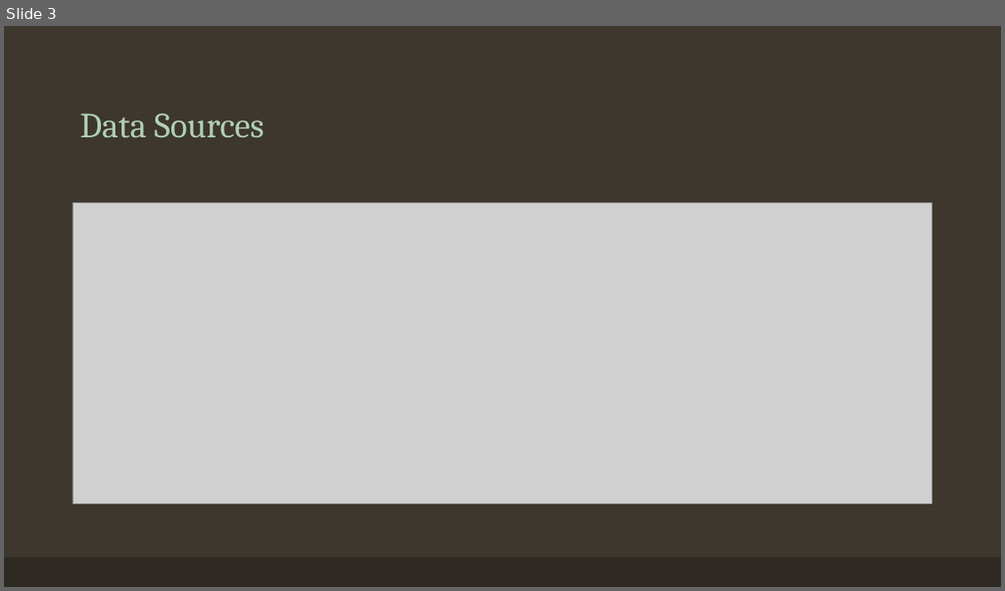
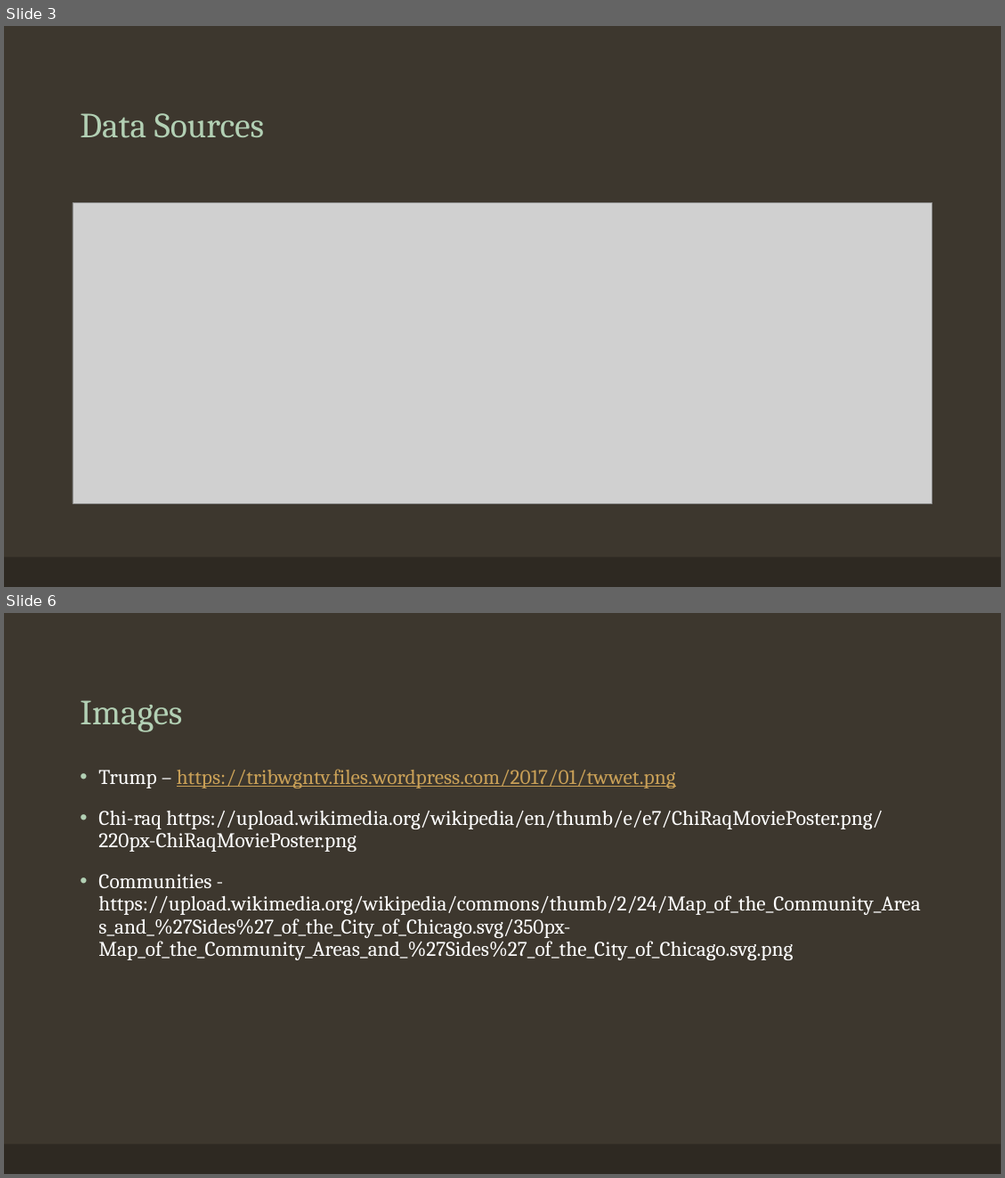
Before and after one commit to EEPlei/Americas-Warzone-Class-Project, a slide deck: Slides/final_slides.pptx. Shown one above the other, each under a label of ours: slide 3 before the commit, slides 3 and 6 after it; the slides between them are not shown. The pictures are 1005x591 and 1005x1178 pixels, drawn with LibreOffice and Linux fonts; fonts in the diff are those of the drawing; grey boxes stand for pictures. Boxes give left, top, right and bottom in pixels: in the first picture for what was removed or moved away, otherwise in the second. Text is boxed around its words. In the diff, an @@ line names an element or a change of style, - is before the commit and + after.

```diff
--- a/Slides/final_slides.pptx
+++ b/Slides/final_slides.pptx
@@ slide 6 added at box(4, 613, 1001, 1174), background #3D372E; not listed: 1 template element that a slide beside it also shows @@
@@ title added at box(80, 700, 182, 732), 34 pt, text #B2D0B4 @@
+Images
@@ text added at box(98, 769, 920, 960), 20 pt, text #FFFFFF @@
+• Trump – https://tribwgntv.files.wordpress.com/2017/01/twwet.png
+• Chi-raq https://upload.wikimedia.org/wikipedia/en/thumb/e/e7/ChiRaqMoviePoster.png/220px-ChiRaqMoviePoster.png
+• Communities - https://upload.wikimedia.org/wikipedia/commons/thumb/2/24/Map_of_the_Community_Areas_and_%27Sides%27_of_the_City_of_Chicago.svg/350px-Map_of_the_Community_Areas_and_%27Sides%27_of_the_City_of_Chicago.svg.png
```
Also in this commit, not shown: 1 slide changed, 2 other slides added, 1 slide removed.
